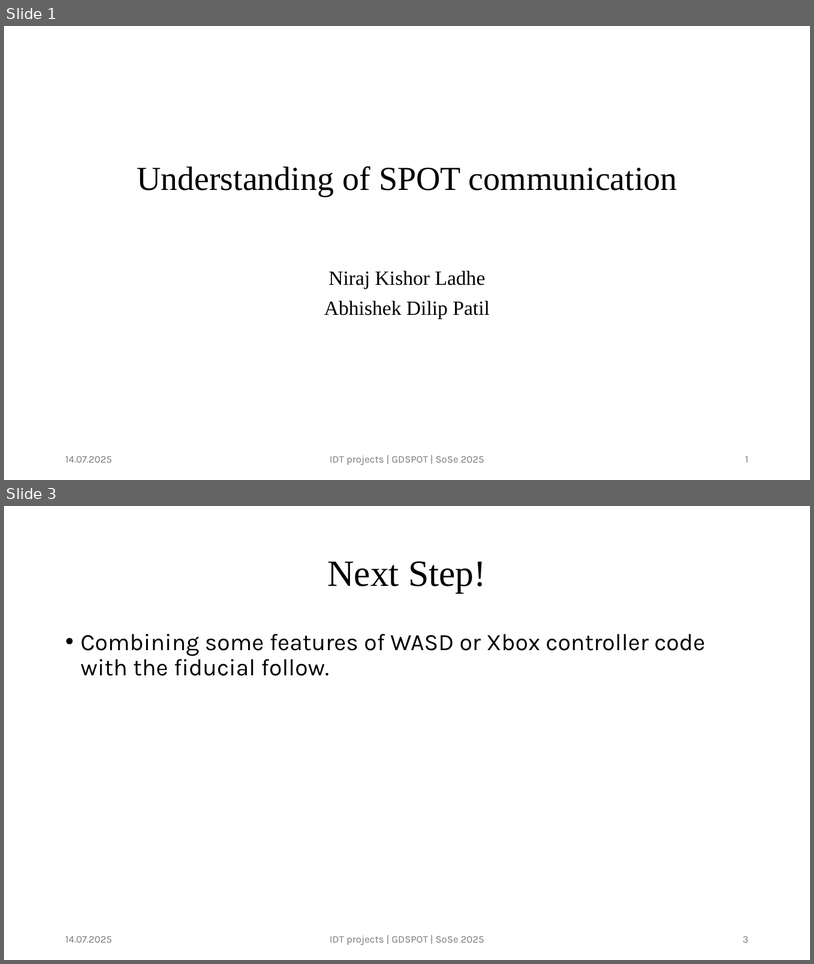
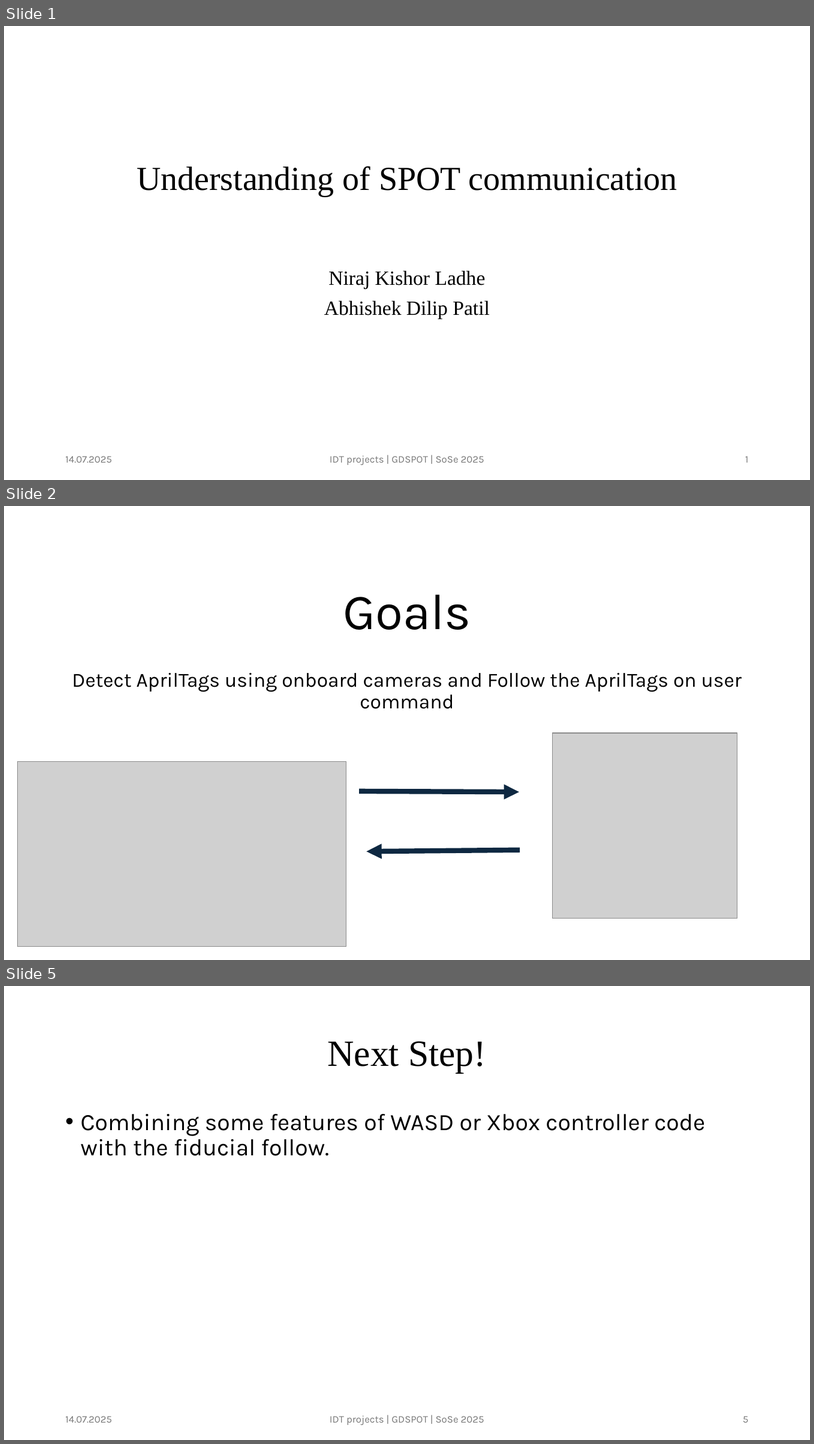
Before and after one commit to abhishekdilippatil/spot-sdk, a slide deck: documentation/presentations/SPOT presentation 04.pptx. Shown one above the other, each under a label of ours: slides 1 and 3 before the commit, slides 1, 2 and 5 after it; the slides between them are not shown. The pictures are 814x964 and 814x1444 pixels, drawn with LibreOffice and Linux fonts; fonts in the diff are those of the drawing; grey boxes stand for pictures. Boxes give left, top, right and bottom in pixels: in the first picture for what was removed or moved away, otherwise in the second. Text is boxed around its words. In the diff, an @@ line names an element or a change of style, - is before the commit and + after.

```diff
--- a/documentation/presentations/SPOT presentation 04.pptx
+++ b/documentation/presentations/SPOT presentation 04.pptx
@@ slide 2 added at box(4, 506, 810, 960), background #FFFFFF @@
@@ title added at box(343, 594, 471, 630), 60 pt, text #000000 @@
+Goals
@@ subtitle added at box(72, 673, 742, 709), 24 pt, text #000000 @@
+Detect AprilTags using onboard cameras and Follow the AprilTags on user command
@@ picture added at box(552, 733, 738, 918) @@
@@ picture added at box(17, 761, 347, 946) @@
@@ arrow added from (360, 791) to (519, 792), #0E2841 6 pt @@
@@ arrow added from (520, 850) to (367, 852), #0E2841 6 pt @@
@@ what was slide 3 is now slide 5 @@
@@ page number at box(743, 1416, 749, 1422): text changed @@
-3
+5
```
Also in this commit, not shown: 1 slide changed, 1 other slide added.
